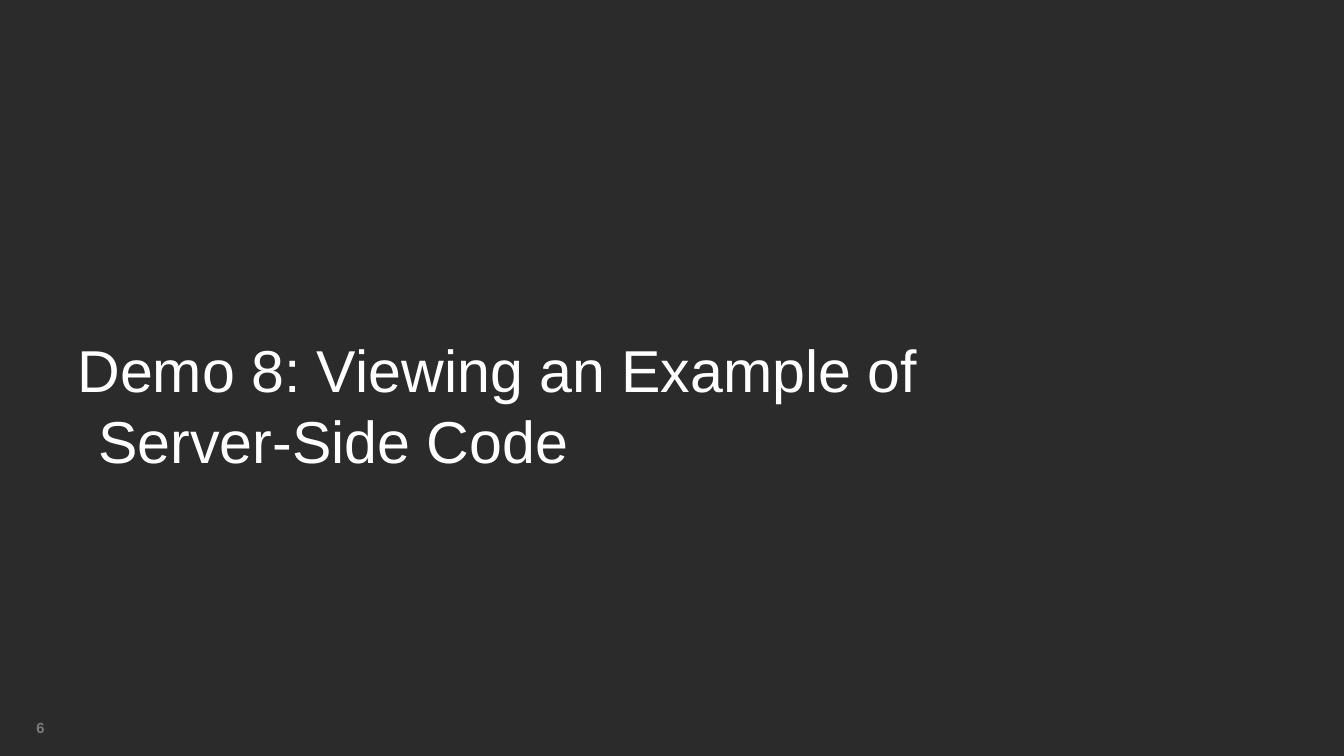
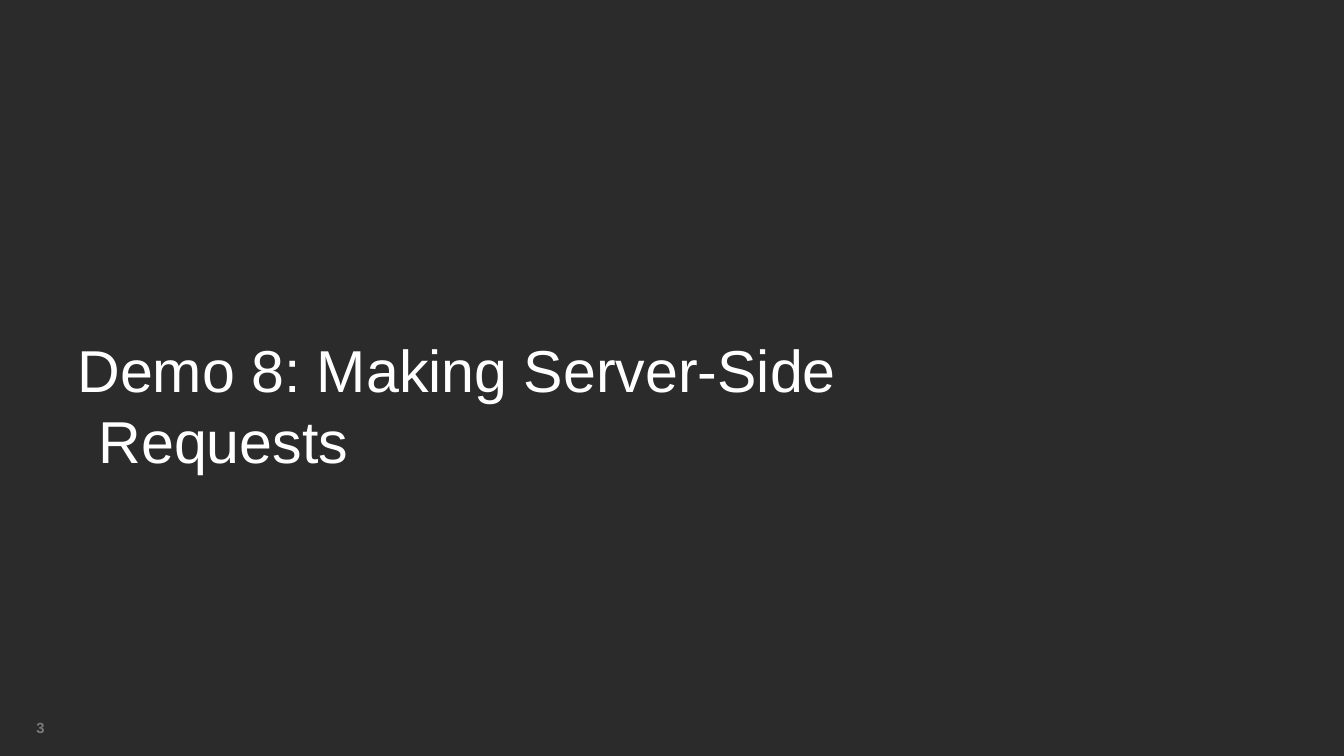
Before and after one commit to BrightcoveLearning/VideoCloudMediaAPI, a slide deck: slide 3 of VideoSessionsMaterials/server-side.pptx (slide 6 before the commit). Drawn at 1344x756 pixels with LibreOffice and Linux fonts; fonts in the diff are those of the drawing; background and template pictures are left out; a plain dark background stands for a picture behind light text. Boxes give left, top, right and bottom in pixels: in the first picture for what was removed or moved away, otherwise in the second. Text is boxed around its words. In the diff, an @@ line names an element or a change of style, - is before the commit and + after.

Commit message:
updates

```diff
--- a/VideoSessionsMaterials/server-side.pptx
+++ b/VideoSessionsMaterials/server-side.pptx
@@ text at bbox=[77, 349, 836, 474]: text changed @@
-Demo 8: Viewing an Example of Server-Side Code
+Demo 8: Making Server-Side Requests
@@ page number at bbox=[36, 723, 44, 733]: text changed @@
-6
+3
```
Also in this commit, not shown: 1 slide added, 4 slides removed.
